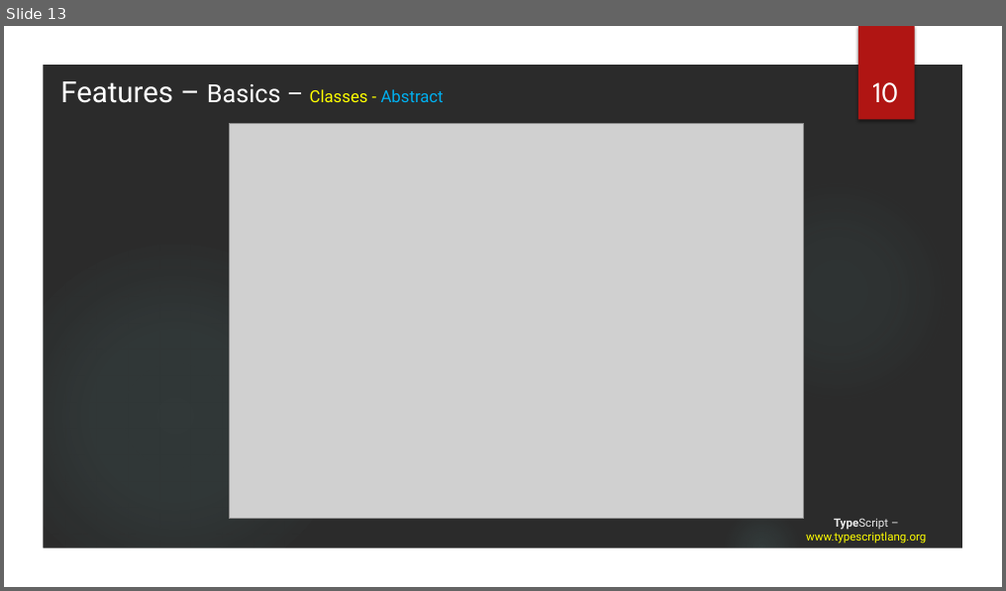
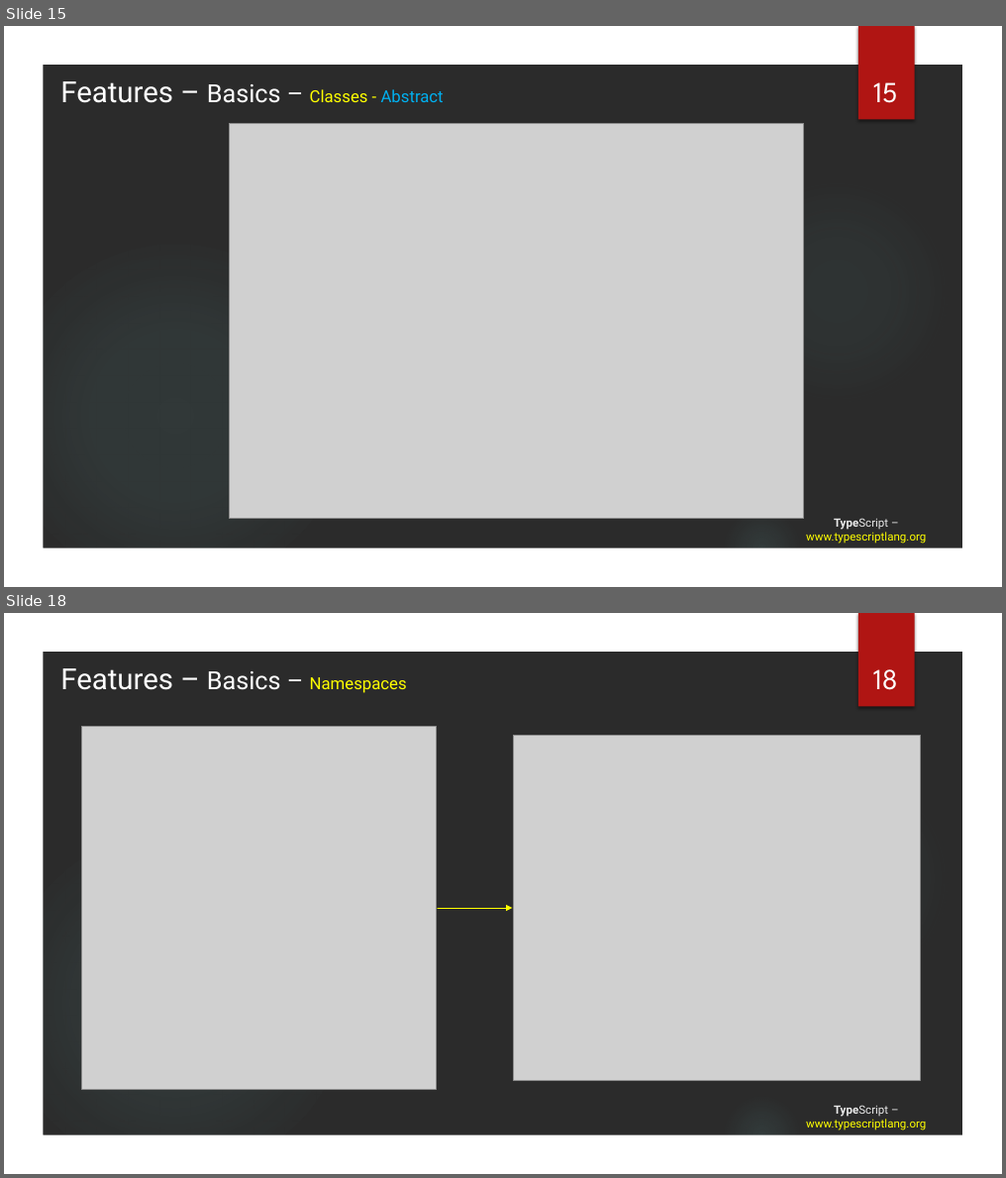
Before and after one commit to tainhx/SSFE, a slide deck: TypeScript.pptx. Shown one above the other, each under a label of ours: slide 13 before the commit, slides 15 and 18 after it; the slides between them are not shown. The pictures are 1006x591 and 1006x1178 pixels, drawn with LibreOffice and Linux fonts; fonts in the diff are those of the drawing; grey boxes stand for pictures; background and template pictures are left out; a plain dark background stands for a picture behind light text. Boxes give left, top, right and bottom in pixels: in the first picture for what was removed or moved away, otherwise in the second. Text is boxed around its words. In the diff, an @@ line names an element or a change of style, - is before the commit and + after.

```diff
--- a/TypeScript.pptx
+++ b/TypeScript.pptx
@@ slide 18 added at (x1=4, y1=613, x2=1002, y2=1174), background picture (left out); not listed: 5 template elements that a slide beside it also shows @@
@@ text added at (x1=60, y1=668, x2=407, y2=693), 16 pt, text #FFFFFF @@
+Features – Basics – Namespaces
@@ page number added at (x1=873, y1=669, x2=898, y2=690), 28 pt, text #FFFFFF @@
+18
@@ picture added at (x1=82, y1=726, x2=436, y2=1089) @@
@@ picture added at (x1=514, y1=735, x2=921, y2=1081) @@
@@ arrow added from (438, 908) to (512, 908), #FFFF00 0.75 pt @@
@@ title added at (x1=806, y1=1105, x2=926, y2=1131), 11 pt, text #FFFF00 @@
+TypeScript – www.typescriptlang.org
@@ what was slide 13 is now slide 15 @@
@@ page number at (x1=873, y1=82, x2=897, y2=103): text changed @@
-10
+15
```
Also in this commit, not shown: 6 slides changed, 4 other slides added, 5 other files.
